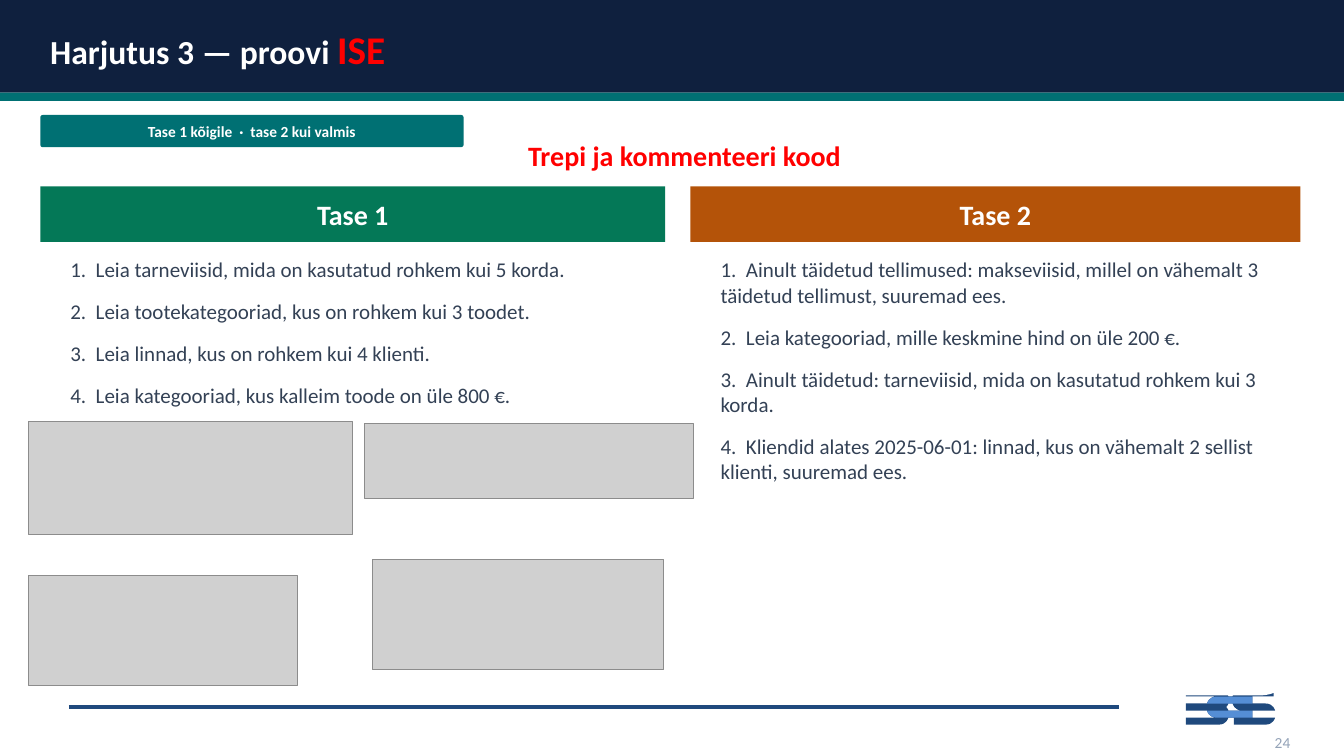
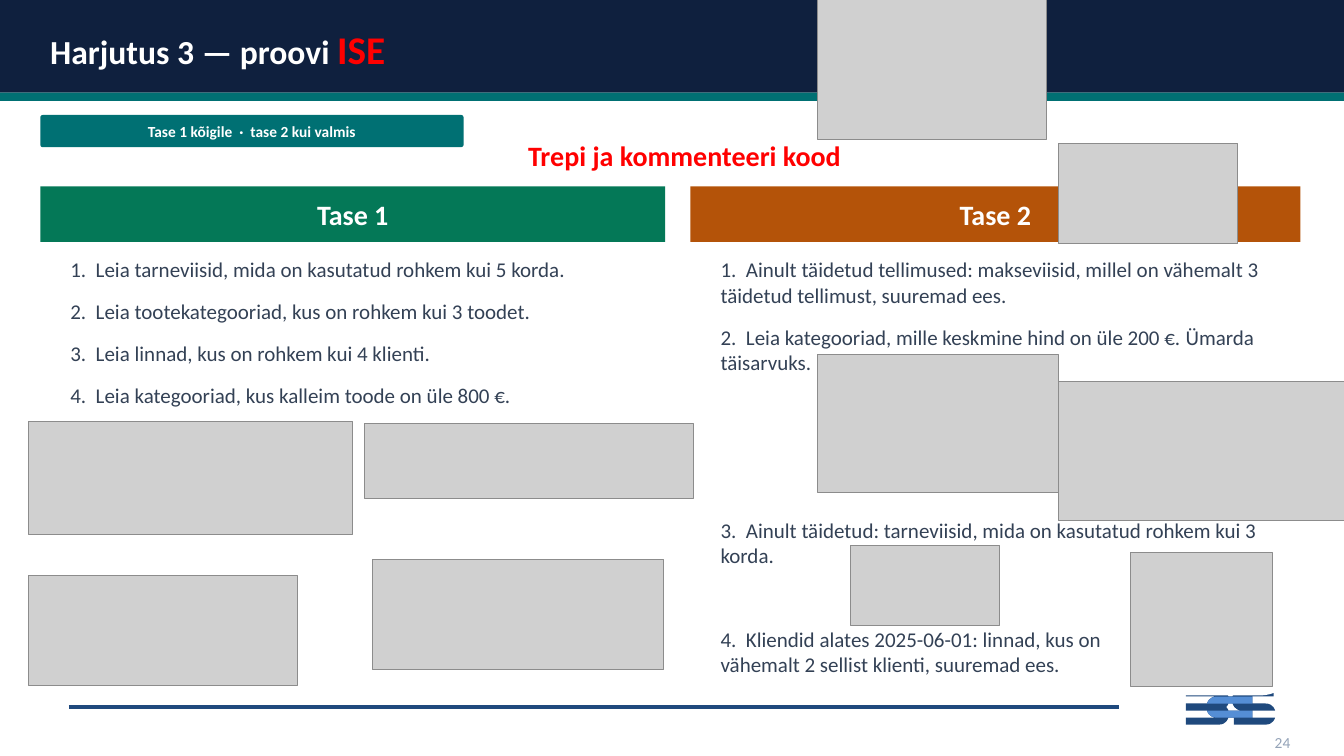
Before and after one commit to emilieabel/andmetarkus, a slide deck: slide 22 of Materjalid/Day7 SQL/7-paev-andmetarkus-esitlus.pptx. Drawn at 1344x756 pixels with LibreOffice and Linux fonts; fonts in the diff are those of the drawing; grey boxes stand for pictures. Boxes give left, top, right and bottom in pixels: in the first picture for what was removed or moved away, otherwise in the second. Text is boxed around its words. In the diff, an @@ line names an element or a change of style, - is before the commit and + after.

```diff
--- a/Materjalid/Day7 SQL/7-paev-andmetarkus-esitlus.pptx
+++ b/Materjalid/Day7 SQL/7-paev-andmetarkus-esitlus.pptx
@@ picture added at (818,0,1047,140) @@
@@ picture added at (1059,143,1238,244) @@
@@ text at (721,328,1254,370): text changed @@
-2. Leia kategooriad, mille keskmine hind on üle 200 €.
+2. Leia kategooriad, mille keskmine hind on üle 200 €. Ümarda täisarvuks.
@@ picture added at (818,354,1059,493) @@
@@ picture added at (1059,382,1344,521) @@
@@ picture added at (851,545,1000,626) @@
@@ picture added at (1131,554,1273,687) @@
```
Also in this commit, not shown: 5 other slides changed, 1 other file.
